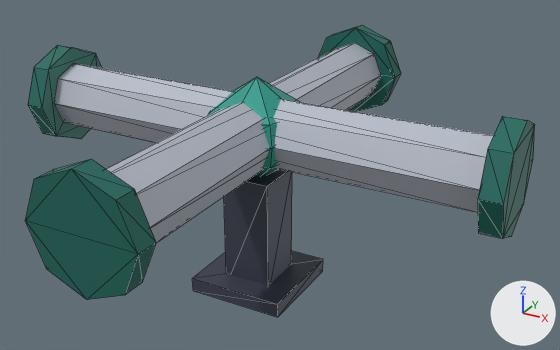
Before and after pictures for a commit that changed the glTF model assets/managed-models/factory-floor/pipe-cross/pipe-cross.glb.
Camera for both pictures: a 50 mm camera at (0.719, -1.217, 0.863) aimed at (0.034, 0.028, 0.24). The lights are fixed; the arrows at lower right show +X, +Y and +Z. The picture after the commit comes second. Mesh edges are drawn as thin lines. Vertices at exactly the same position are counted once.

The first picture shows 'pipe-cross'.
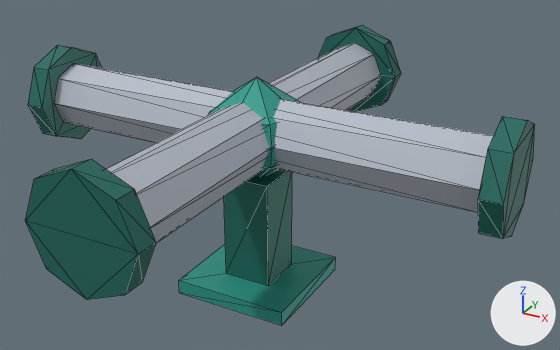
Patch to the scene script:
```diff
--- a/assets/managed-models/factory-floor/pipe-cross/pipe-cross.glb.py
+++ b/assets/managed-models/factory-floor/pipe-cross/pipe-cross.glb.py
@@ me_pipe_cross @@
 me_pipe_cross.from_pydata(...)  # 138 vertices, 240 faces; spans x -0.5..0.5, y -0.5..0.5, z 0.0..0.445
 # used by ob_pipe_cross; location = (0.0, 0.0, 0.0)
 # before: 122 (-0.05, -0.05, 0.0), 123 (0.05, -0.05, 0.0), 124 (0.05, 0.05, 0.0), 125 (-0.05, 0.05, 0.0)
+# me_pipe_cross part 1: the loose piece of 8 vertices spanning x -0.1..0.1, y -0.1..0.1, z 0.0..0.03 is scaled about its middle by (1.2, 1.2, 1)
+# me_pipe_cross part 2
+for i in [*range(122, 126)]: me_pipe_cross.vertices[i].co += Vector((0.0, 0.0, 0.03))
+# me_pipe_cross part 3: texture (UV) coordinates of 24 of 240 faces, centred in x -0.1..0.1, y -0.1..0.1, z 0.0..0.25, changed; they spanned u 0.31..0.31, v 0.83..0.83 and now span u 0.31..0.44, v 0.5..0.5
 me_pipe_cross.materials.append(mat_m_pipe_cross)
```

Boxes [x1, y1, x2, y2] around the edits, measured in the pictures (560 x 350 px; the box of a moved part takes in the faces that stretch with it):
'pipe-cross', reshaped, surface changed
    before: [25, 25, 535, 317]
    after: [25, 25, 535, 325]
part 1 of me_pipe_cross, moved or reshaped
    before: [192, 251, 323, 317]
    after: [179, 244, 336, 325]
part 2 of me_pipe_cross, moved or reshaped
    both: [224, 171, 292, 286]
part 3 of me_pipe_cross, surface changed
    before: [192, 170, 323, 317]
    after: [179, 170, 336, 325]
